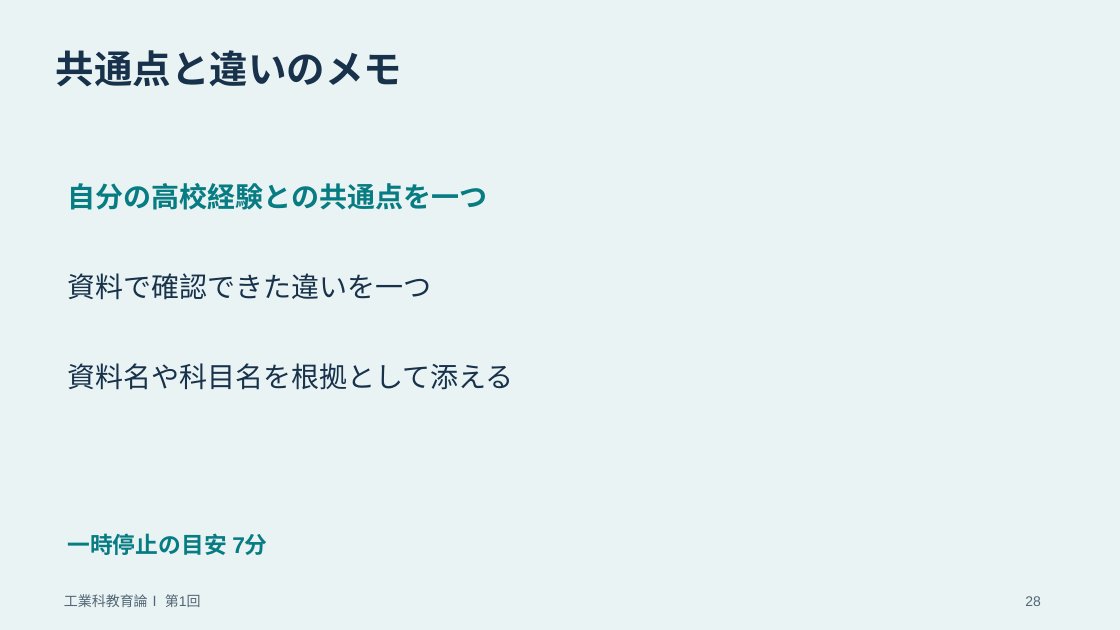
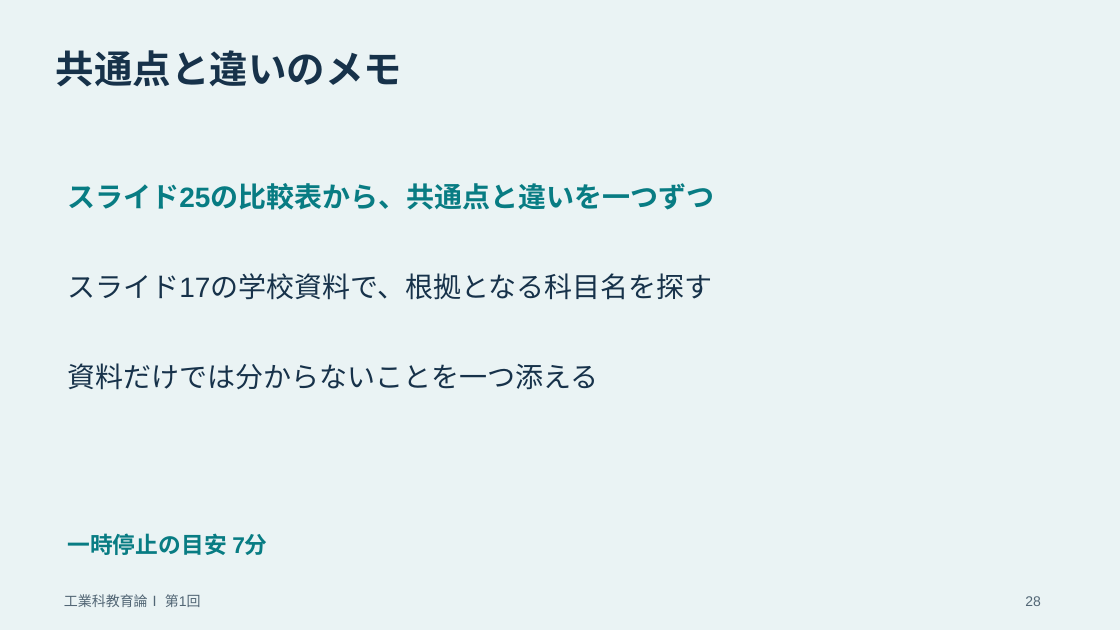
Before and after one commit to zooc-14calbp/industrial-education-i, a slide deck: slide 28 of lessons/01/slides.pptx. Drawn at 1120x630 pixels with LibreOffice and Linux fonts; fonts in the diff are those of the drawing. Boxes give left, top, right and bottom in pixels: in the first picture for what was removed or moved away, otherwise in the second. Text is boxed around its words. In the diff, an @@ line names an element or a change of style, - is before the commit and + after.

```diff
--- a/lessons/01/slides.pptx
+++ b/lessons/01/slides.pptx
@@ text at <box>67,183,714,210</box>: text changed @@
-自分の高校経験との共通点を一つ
+スライド25の比較表から、共通点と違いを一つずつ
@@ text at <box>67,273,712,300</box>: text changed @@
-資料で確認できた違いを一つ
+スライド17の学校資料で、根拠となる科目名を探す
@@ text at <box>67,363,598,390</box>: text changed @@
-資料名や科目名を根拠として添える
+資料だけでは分からないことを一つ添える
```
Also in this commit, not shown: 11 other slides changed, 50 other files.
